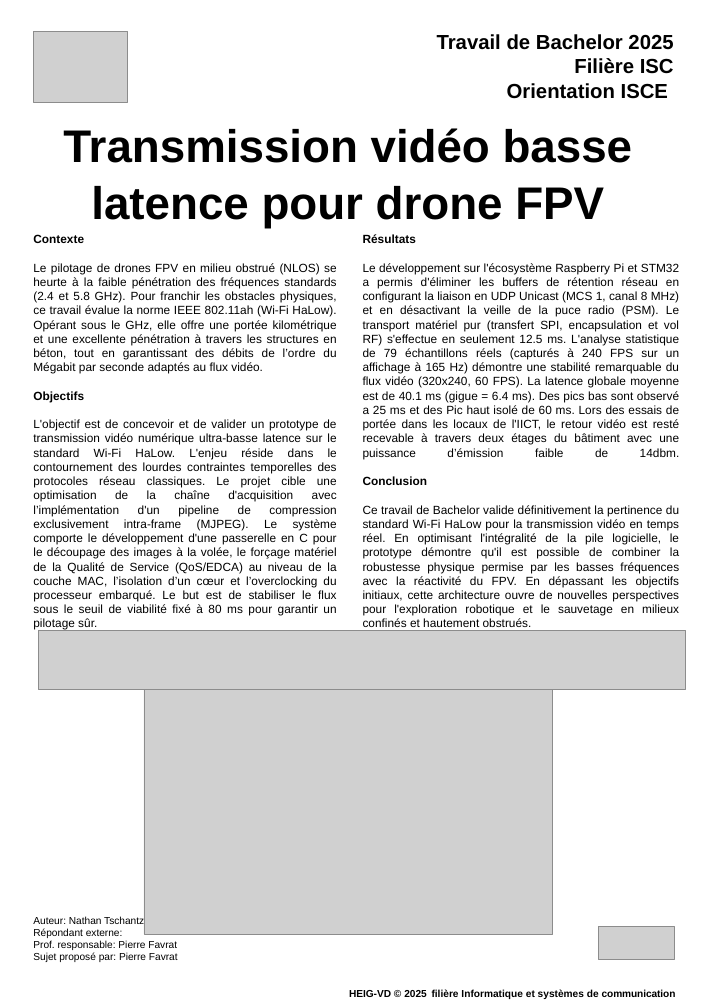
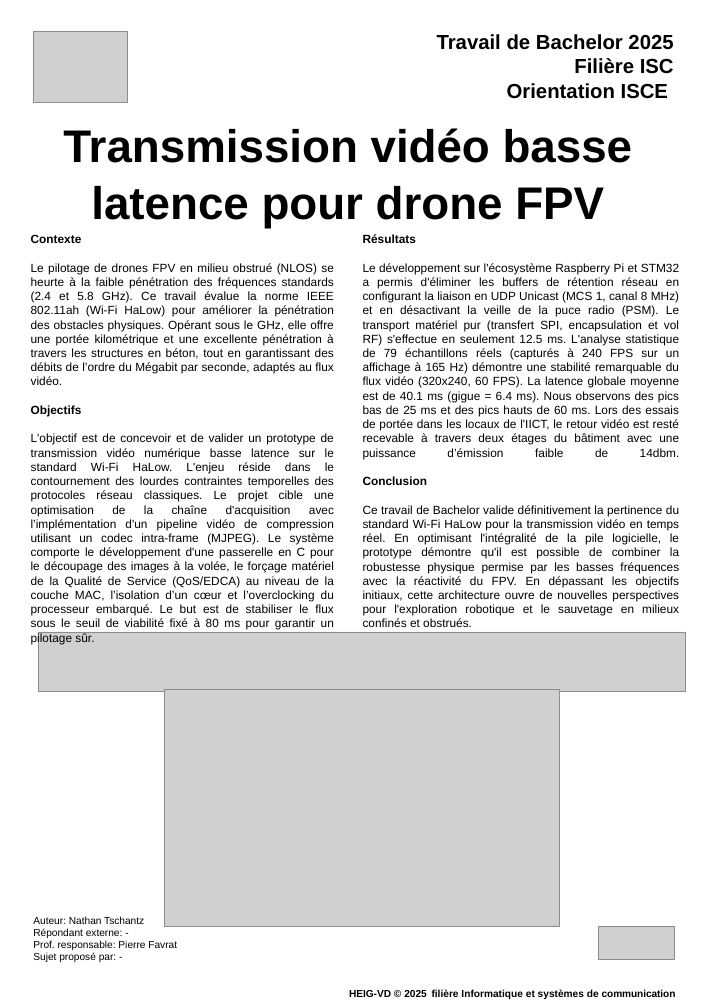
Before and after one commit to TschantzN/doc-bachelore-2026, a slide deck: slide 1 of RAPPORT/TB_affiche_Nathan_Tschantz.pptx. Drawn at 713x1008 pixels with LibreOffice and Linux fonts; fonts in the diff are those of the drawing; grey boxes stand for pictures. Boxes give left, top, right and bottom in pixels: in the first picture for what was removed or moved away, otherwise in the second. Text is boxed around its words. In the diff, an @@ line names an element or a change of style, - is before the commit and + after.

```diff
--- a/RAPPORT/TB_affiche_Nathan_Tschantz.pptx
+++ b/RAPPORT/TB_affiche_Nathan_Tschantz.pptx
@@ text at (31,263,334,385): text changed @@
-Le pilotage de drones FPV en milieu obstrué (NLOS) se heurte à la faible pénétration des fréquences standards (2.4 et 5.8 GHz). Pour franchir les obstacles physiques, ce travail évalue la norme IEEE 802.11ah (Wi-Fi HaLow). Opérant sous le GHz, elle offre une portée kilométrique et une excellente pénétration à travers les structures en béton, tout en garantissant des débits de l’ordre du Mégabit par seconde adaptés au flux vidéo.
+Le pilotage de drones FPV en milieu obstrué (NLOS) se heurte à la faible pénétration des fréquences standards (2.4 et 5.8 GHz). Ce travail évalue la norme IEEE 802.11ah (Wi-Fi HaLow) pour améliorer la pénétration des obstacles physiques. Opérant sous le GHz, elle offre une portée kilométrique et une excellente pénétration à travers les structures en béton, tout en garantissant des débits de l’ordre du Mégabit par seconde, adaptés au flux vidéo.
@@ text at (363,263,680,459): text changed @@
-Le développement sur l'écosystème Raspberry Pi et STM32 a permis d'éliminer les buffers de rétention réseau en configurant la liaison en UDP Unicast (MCS 1, canal 8 MHz) et en désactivant la veille de la puce radio (PSM). Le transport matériel pur (transfert SPI, encapsulation et vol RF) s'effectue en seulement 12.5 ms. L'analyse statistique de 79 échantillons réels (capturés à 240 FPS sur un affichage à 165 Hz) démontre une stabilité remarquable du flux vidéo (320x240, 60 FPS). La latence globale moyenne est de 40.1 ms (gigue = 6.4 ms). Des pics bas sont observé a 25 ms et des Pic haut isolé de 60 ms. Lors des essais de portée dans les locaux de l'IICT, le retour vidéo est resté recevable à travers deux étages du bâtiment avec une puissance d’émission faible de 14dbm.
+Le développement sur l'écosystème Raspberry Pi et STM32 a permis d'éliminer les buffers de rétention réseau en configurant la liaison en UDP Unicast (MCS 1, canal 8 MHz) et en désactivant la veille de la puce radio (PSM). Le transport matériel pur (transfert SPI, encapsulation et vol RF) s'effectue en seulement 12.5 ms. L'analyse statistique de 79 échantillons réels (capturés à 240 FPS sur un affichage à 165 Hz) démontre une stabilité remarquable du flux vidéo (320x240, 60 FPS). La latence globale moyenne est de 40.1 ms (gigue = 6.4 ms). Nous observons des pics bas de 25 ms et des pics hauts de 60 ms. Lors des essais de portée dans les locaux de l'IICT, le retour vidéo est resté recevable à travers deux étages du bâtiment avec une puissance d’émission faible de 14dbm.
@@ text at (31,433,334,644): text changed @@
-L'objectif est de concevoir et de valider un prototype de transmission vidéo numérique ultra-basse latence sur le standard Wi-Fi HaLow. L'enjeu réside dans le contournement des lourdes contraintes temporelles des protocoles réseau classiques. Le projet cible une optimisation de la chaîne d'acquisition avec l’implémentation d'un pipeline de compression exclusivement intra-frame (MJPEG). Le système comporte le développement d'une passerelle en C pour le découpage des images à la volée, le forçage matériel de la Qualité de Service (QoS/EDCA) au niveau de la couche MAC, l’isolation d’un cœur et l’overclocking du processeur embarqué. Le but est de stabiliser le flux sous le seuil de viabilité fixé à 80 ms pour garantir un pilotage sûr.
+L'objectif est de concevoir et de valider un prototype de transmission vidéo numérique basse latence sur le standard Wi-Fi HaLow. L'enjeu réside dans le contournement des lourdes contraintes temporelles des protocoles réseau classiques. Le projet cible une optimisation de la chaîne d'acquisition avec l’implémentation d'un pipeline vidéo de compression utilisant un codec intra-frame (MJPEG). Le système comporte le développement d'une passerelle en C pour le découpage des images à la volée, le forçage matériel de la Qualité de Service (QoS/EDCA) au niveau de la couche MAC, l’isolation d’un cœur et l’overclocking du processeur embarqué. Le but est de stabiliser le flux sous le seuil de viabilité fixé à 80 ms pour garantir un pilotage sûr.
@@ text at (363,505,680,627): text changed @@
-Ce travail de Bachelor valide définitivement la pertinence du standard Wi-Fi HaLow pour la transmission vidéo en temps réel. En optimisant l'intégralité de la pile logicielle, le prototype démontre qu'il est possible de combiner la robustesse physique permise par les basses fréquences avec la réactivité du FPV. En dépassant les objectifs initiaux, cette architecture ouvre de nouvelles perspectives pour l'exploration robotique et le sauvetage en milieux confinés et hautement obstrués.
+Ce travail de Bachelor valide définitivement la pertinence du standard Wi-Fi HaLow pour la transmission vidéo en temps réel. En optimisant l'intégralité de la pile logicielle, le prototype démontre qu'il est possible de combiner la robustesse physique permise par les basses fréquences avec la réactivité du FPV. En dépassant les objectifs initiaux, cette architecture ouvre de nouvelles perspectives pour l'exploration robotique et le sauvetage en milieux confinés et obstrués.
@@ picture: place and size @@
-picture at (144,690,552,935)
+picture at (164,690,560,927)
@@ text at (33,952,116,962): text changed @@
-Sujet proposé par: Pierre Favrat
+Sujet proposé par: -
```
Also in this commit, not shown: 9 other files.
